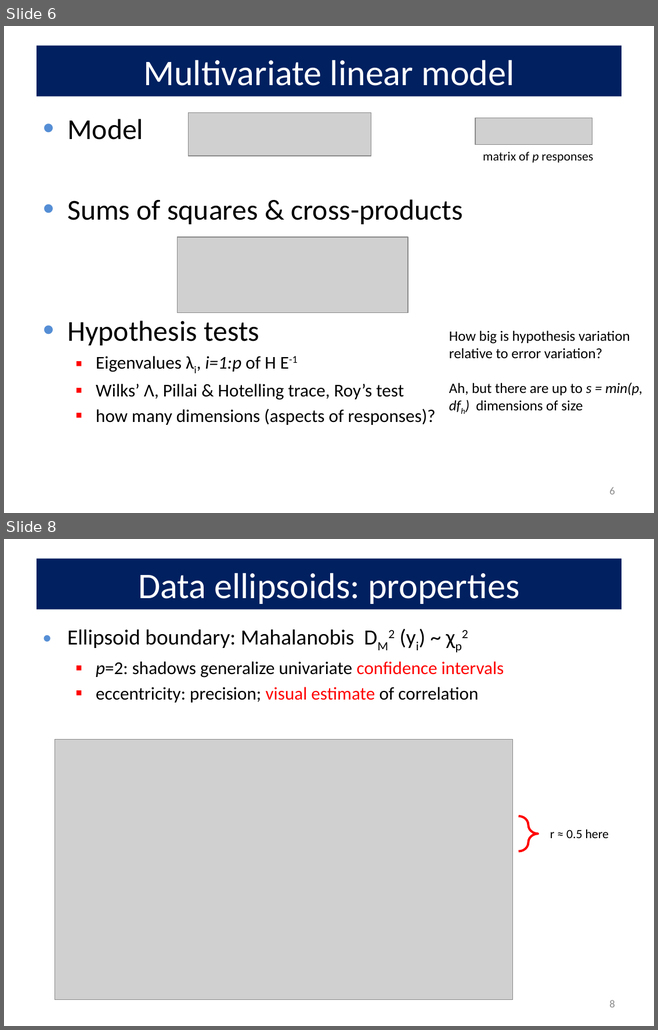
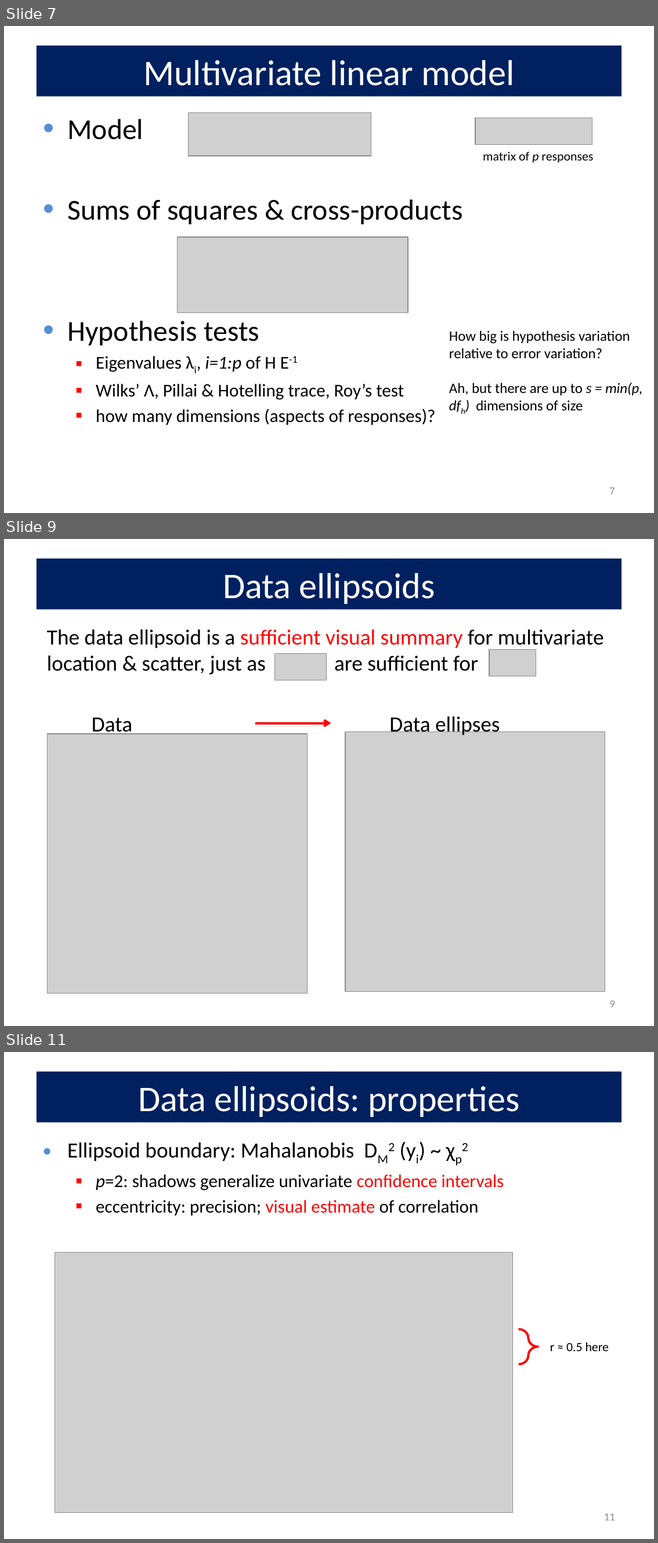
Before and after one commit to friendly/VisMLM-course, a slide deck: docs/lectures/lecture2.pptx. Shown one above the other, each under a label of ours: slides 6 and 8 before the commit, slides 7, 9 and 11 after it; the slides between them are not shown. The pictures are 658x1030 and 658x1543 pixels, drawn with LibreOffice and Linux fonts; fonts in the diff are those of the drawing; grey boxes stand for pictures. Boxes give left, top, right and bottom in pixels: in the first picture for what was removed or moved away, otherwise in the second. Text is boxed around its words. In the diff, an @@ line names an element or a change of style, - is before the commit and + after.

```diff
--- a/docs/lectures/lecture2.pptx
+++ b/docs/lectures/lecture2.pptx
@@ slide 9 added at box(4, 539, 654, 1026), background #FFFFFF @@
@@ title added at box(36, 559, 621, 609), fill #002060, 40 pt, text #FFFFFF @@
+Data ellipsoids
@@ text added at box(47, 629, 604, 675), 24 pt, text #000000 @@
+The data ellipsoid is a sufficient visual summary for multivariate location & scatter, just as are sufficient for
@@ picture added at box(275, 653, 326, 680) @@
@@ picture added at box(489, 649, 535, 676) @@
@@ text added at box(92, 718, 132, 737), 24 pt, text #000000 @@
+Data
@@ arrow added from (255, 723) to (331, 723), #FF0000 2.5 pt @@
@@ text added at box(389, 716, 499, 736), 24 pt, text #000000 @@
+Data ellipses
@@ picture added at box(48, 734, 307, 994) @@
@@ picture added at box(345, 732, 605, 992) @@
@@ page number added at box(609, 1001, 614, 1008), 12 pt, text #8C8C8C @@
+9
@@ what was slide 6 is now slide 7 @@
@@ page number at box(609, 488, 614, 495): text changed @@
-6
+7
@@ what was slide 8 is now slide 11 @@
@@ page number at box(604, 1514, 615, 1521): text changed @@
-8
+11
```
Also in this commit, not shown: 5 slides changed, 4 other slides added, 52 other files.
